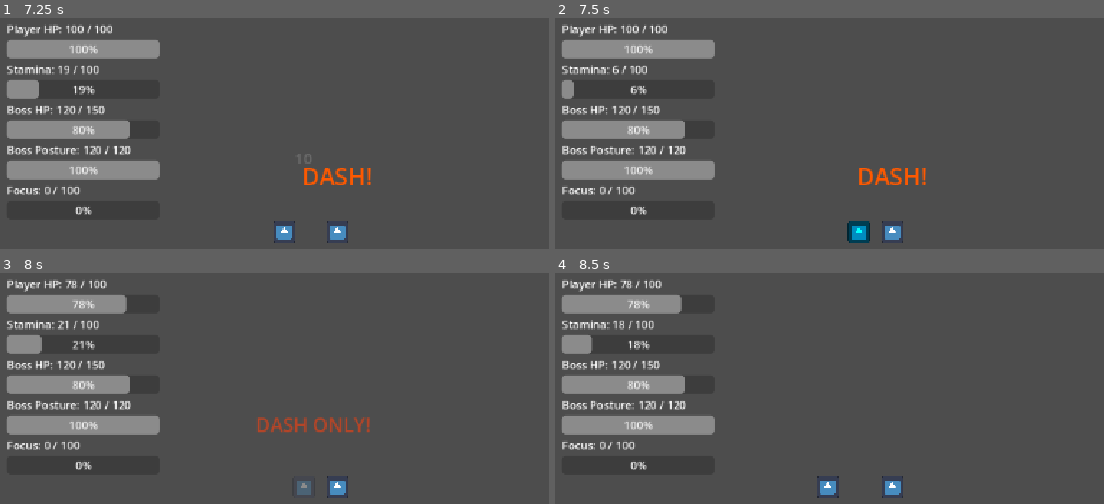
Above: before the commit, frames 1-4 (two rows, left to right).
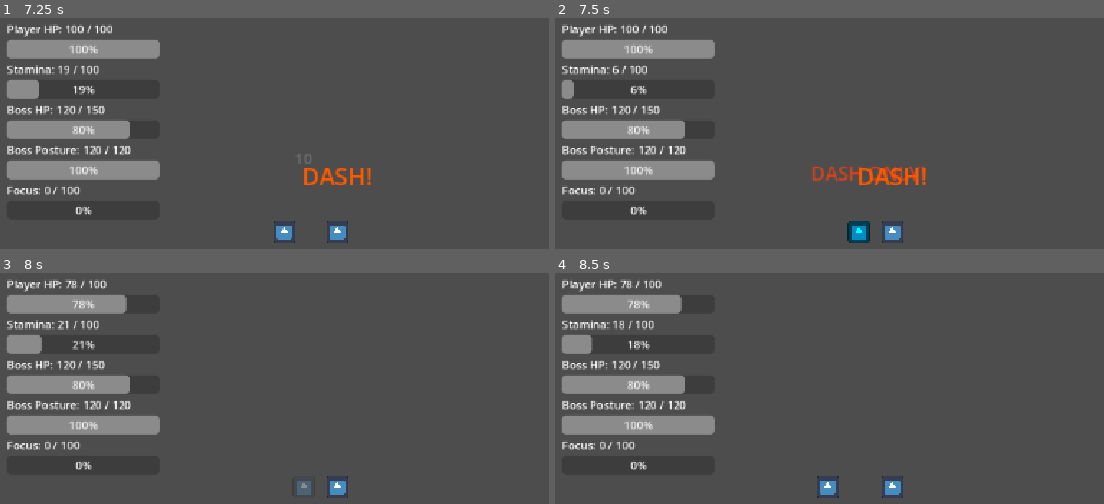
Above: after the commit, the same moments.

Repository: shanwinder/lastblade
Game: Godot game, scene res://scenes/main/BossBrokenMaster.tscn
The game is run twice, just before and just after one commit, with the same random seed, the same clock (stepped at 60 frames per second) and the same inputs. The engine's default icon, where the game draws it, is replaced by a stand-in: a white triangle on a blue panel in a dark square.
Inputs:
- Up to frame 1 (7.25 s): hold Right (ui_right) 0.53-1.28 s; tap A (attack) at 0.6, 2.3, 2.85, 4.55, 5.85, 6.8 s; tap S (dash) at 0.8, 1.35, 3.05, 3.6, 5.3, 6.6 s; hold Left (ui_left) 1.28-2.03 s; tap D (parry) at 1.55, 2.1, 3.8, 4.35, 6.05 s; hold Right (ui_right) 2.03-3.53 s; hold Left (ui_left) 3.53-5.78 s; hold R 5.03-5.78 s; hold Right (ui_right) from 5.78 s (still down)
- Up to frame 2 (7.5 s): keep holding Right (ui_right); tap D (parry) at 7.35 s
- Up to frame 3 (8 s): keep holding Right (ui_right); tap S (dash) at 7.55 s
- Up to frame 4 (8.5 s): release Right (ui_right) at 8.03 s; hold Left (ui_left) from 8.03 s (still down); tap A (attack) at 8.1 s; tap D (parry) at 8.3 s

Frame 1 is identical in both runs. In frame 2, 0.5% of the frame differs, in the area x 46-68%, y 64-71%; in frame 3, 0.6%, in the area x 46-68%, y 62-70%; in frame 4, nothing differs.

Commit message:
fix: show dash-only feedback for early heavy parry

Diff:
--- a/last-blade-trial/BossBrokenMaster.gd
+++ b/last-blade-trial/BossBrokenMaster.gd
@@ -164,6 +164,10 @@
 
 # ระยะเวลากล้องสั่นตอนผู้เล่น Parry ท่าหนักผิด
 @export var heavy_wrong_parry_camera_shake_duration: float = 0.12
+
+# เปิดระบบตรวจ Parry ผิดระหว่าง wind-up ของท่าหนัก
+# ช่วยแก้กรณีผู้เล่นกด Parry เร็วเกินไปจนหมดช่วง Parry ก่อนโดนฟันจริง
+@export var heavy_watch_wrong_parry_during_windup: bool = true
 
 # =========================
 # Debug: Boss Pattern Debug Mode
@@ -289,6 +293,9 @@
 
 # กันไม่ให้การโจมตีครั้งเดียวโดนผู้เล่นซ้ำหลายรอบ
 var has_hit_player: bool = false
+
+# กันไม่ให้ข้อความ DASH ONLY! ขึ้นซ้ำหลายครั้งในการโจมตีท่าเดียว
+var has_shown_wrong_parry_feedback_this_attack: bool = false
 
 # ชื่อท่าปัจจุบันของบอส
 var current_attack_name: String = "normal_slash"
@@ -607,6 +614,7 @@
 	is_winding_up = true
 	can_attack = false
 	has_hit_player = false
+	has_shown_wrong_parry_feedback_this_attack = false
 
 	# เพิ่ม sequence id เพื่อให้ coroutine เก่าถูกยกเลิกได้
 	attack_sequence_id += 1
@@ -638,7 +646,10 @@
 		sprite_2d.modulate = Color.YELLOW
 		await get_tree().create_timer(delayed_attack_parry_time).timeout
 	else:
-		await get_tree().create_timer(current_attack_windup_time).timeout
+		if should_watch_wrong_parry_during_windup():
+			await watch_wrong_parry_during_windup(my_attack_id, current_attack_windup_time)
+		else:
+			await get_tree().create_timer(current_attack_windup_time).timeout
 
 	# ถ้าถูกยกเลิกระหว่าง wind-up ให้หยุดทันที
 	if my_attack_id != attack_sequence_id or is_dead:
@@ -687,6 +698,32 @@
 	can_attack = true
 
 
+func should_watch_wrong_parry_during_windup() -> bool:
+	# ตรวจเฉพาะท่าที่ Parry ไม่ได้ เช่น Heavy Slash
+	# เพื่อไม่ให้ไปกระทบ Normal / Quick / Delayed ที่ควร Parry ได้
+	return heavy_watch_wrong_parry_during_windup and not current_attack_can_be_parried
+
+
+func watch_wrong_parry_during_windup(my_attack_id: int, duration: float) -> void:
+	# คอยดูระหว่าง wind-up ว่าผู้เล่นเผลอกด Parry ใส่ท่าที่ต้อง Dash หรือไม่
+	# แก้กรณีกด Parry เร็วเกินไป แล้ว Parry หมดก่อน hitbox ชน จนข้อความไม่ขึ้น
+	var elapsed_time: float = 0.0
+
+	while elapsed_time < duration:
+		await get_tree().physics_frame
+
+		# ถ้า attack รอบนี้ถูกยกเลิก เช่น บอสตายหรือ Posture Break ให้หยุดดูทันที
+		if my_attack_id != attack_sequence_id or is_dead or not is_winding_up:
+			return
+
+		# ถ้า Player กำลัง Parry ระหว่างท่าหนัก ให้เตือนทันทีว่า Dash เท่านั้น
+		if is_instance_valid(player) and player.has_method("is_parry_active") and player.is_parry_active():
+			show_wrong_parry_feedback_once(player)
+
+		# ใช้ delta ของ physics process เพื่อให้เวลารวมใกล้เคียง wind-up จริง
+		elapsed_time += get_physics_process_delta_time()
+
+
 func _on_attack_hitbox_area_entered(area: Area2D) -> void:
 	# ส่งไปตรวจในฟังก์ชันกลาง เพื่อใช้ร่วมกับ get_overlapping_areas()
 	_try_hit_area(area)
@@ -741,10 +778,9 @@
 
 		return
 
-	# ถ้าผู้เล่นพยายาม Parry ท่าหนัก ให้ feedback ชัด ๆ ก่อนโดนลงโทษ
+	# ถ้าผู้เล่นพยายาม Parry ท่าหนักตอน hitbox ชน ให้ feedback ชัด ๆ ก่อนโดนลงโทษ
 	if not current_attack_can_be_parried and target.has_method("is_parry_active") and target.is_parry_active():
-		print(current_attack_name, "cannot be parried! Player should DASH.")
-		show_wrong_parry_feedback(target)
+		show_wrong_parry_feedback_once(target)
 
 	# ถ้า Parry ไม่สำเร็จ ให้ทำดาเมจตามท่าปัจจุบัน
 	has_hit_player = true
@@ -955,6 +991,16 @@
 	tween.tween_callback(popup.queue_free)
 
 
+func show_wrong_parry_feedback_once(target: Node) -> void:
+	# กันไม่ให้ข้อความ DASH ONLY! ขึ้นซ้ำในการโจมตีท่าเดียว
+	if has_shown_wrong_parry_feedback_this_attack:
+		return
+
+	has_shown_wrong_parry_feedback_this_attack = true
+	print(current_attack_name, "cannot be parried! Player should DASH.")
+	show_wrong_parry_feedback(target)
+
+
 func show_wrong_parry_feedback(target: Node) -> void:
 	# แสดงข้อความเตือนเหนือผู้เล่นเมื่อ Parry ท่าหนักผิด
 	# จุดประสงค์คือให้ผู้เล่นเข้าใจทันทีว่าท่านี้ต้อง Dash เท่านั้น
